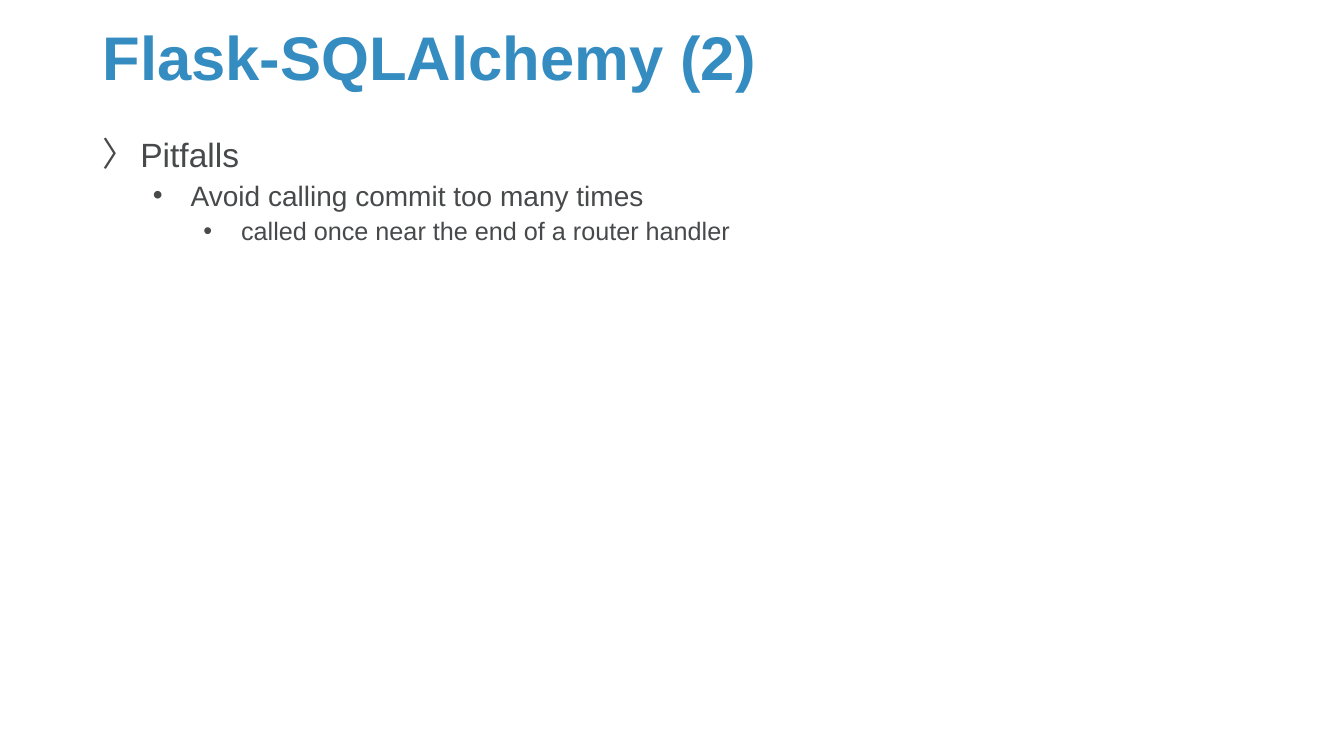
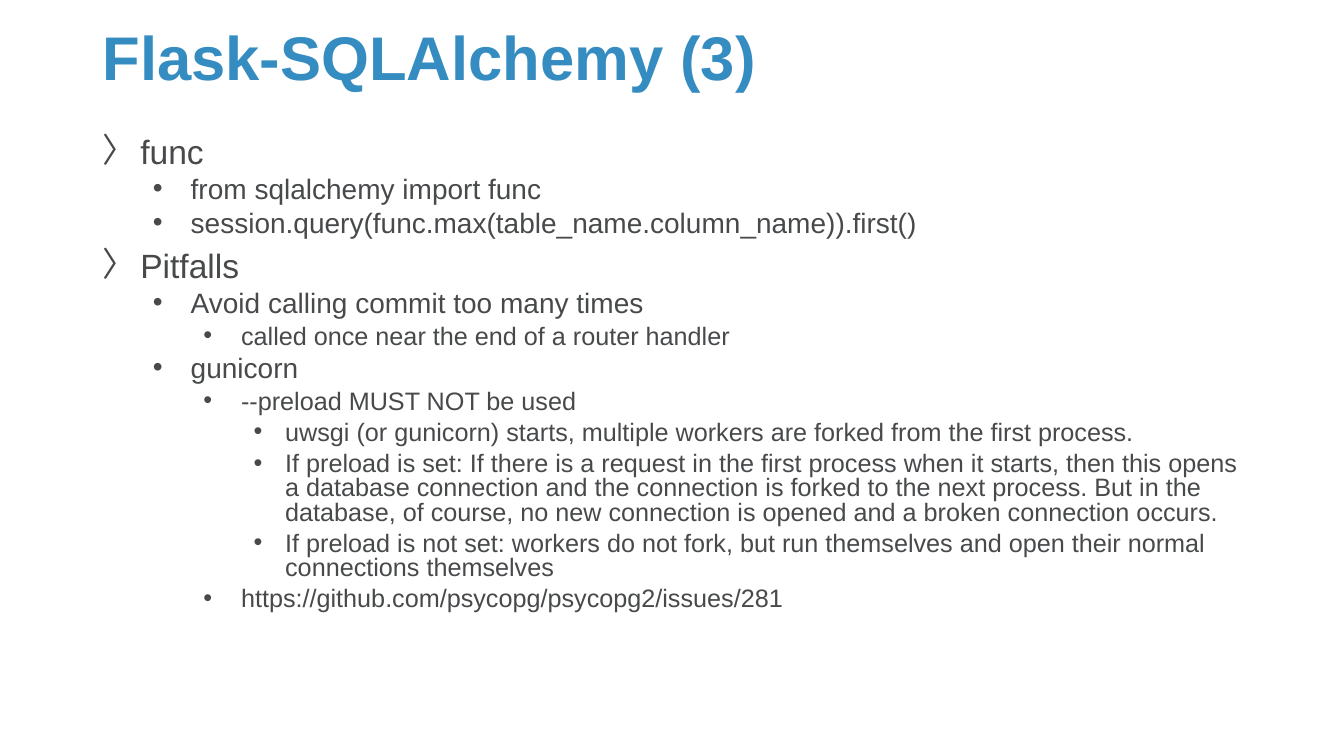
Before and after one commit to Sparks-Lu/TechNotes, a slide deck: slide 19 of Web/Flask-Notes.pptx. Drawn at 1344x756 pixels with LibreOffice and Linux fonts; fonts in the diff are those of the drawing; background and template pictures are left out. Boxes give left, top, right and bottom in pixels: in the first picture for what was removed or moved away, otherwise in the second. Text is boxed around its words. In the diff, an @@ line names an element or a change of style, - is before the commit and + after.

```diff
--- a/Web/Flask-Notes.pptx
+++ b/Web/Flask-Notes.pptx
@@ title at [102,35,755,92]: text changed @@
-Flask-SQLAlchemy (2)
+Flask-SQLAlchemy (3)
@@ text at [140,139,917,238]: paragraphs added @@
+〉 func
+  • from sqlalchemy import func
+  • session.query(func.max(table_name.column_name)).first()
@@ text at [140,253,730,346]: line spacing 0.9 to 0.8 @@
@@ text at [191,357,1237,613]: paragraphs added @@
+  • gunicorn
+    • --preload MUST NOT be used
+      • uwsgi (or gunicorn) starts, multiple workers are forked from the first process.
+      • If preload is set: If there is a request in the first process when it starts, then this opens a database connection and the connection is forked to the next process. But in the database, of course, no new connection is opened and a broken connection occurs.
+      • If preload is not set: workers do not fork, but run themselves and open their normal connections themselves
+    • https://github.com/psycopg/psycopg2/issues/281
```
Also in this commit, not shown: 3 slides added, 5 other files.
